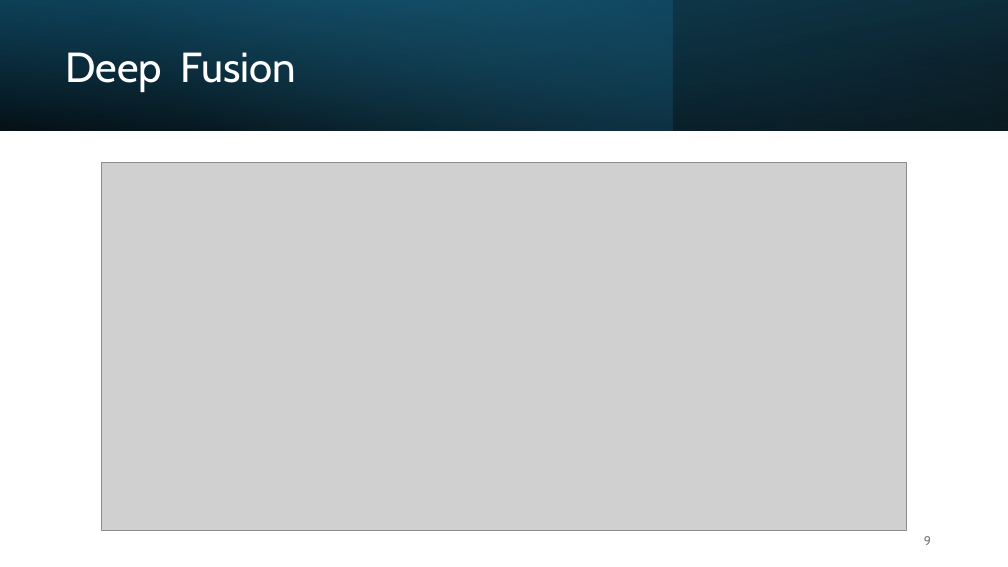
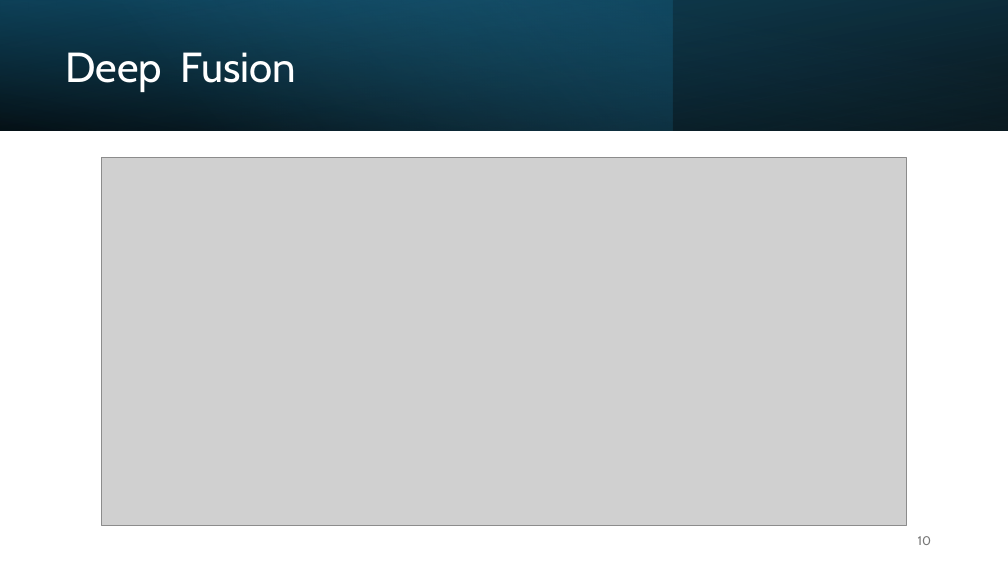
Before and after one commit to IzowRM/Stage-Cetic, a slide deck: slide 10 of Doc Slide/Presentation_du_27_01.pptx (slide 9 before the commit). Drawn at 1008x567 pixels with LibreOffice and Linux fonts; fonts in the diff are those of the drawing; grey boxes stand for pictures. Boxes give left, top, right and bottom in pixels: in the first picture for what was removed or moved away, otherwise in the second. Text is boxed around its words. In the diff, an @@ line names an element or a change of style, - is before the commit and + after.

```diff
--- a/Doc Slide/Presentation_du_27_01.pptx
+++ b/Doc Slide/Presentation_du_27_01.pptx
@@ picture: place and size @@
-picture at <box>102,163,907,531</box>
+picture at <box>102,158,907,526</box>
@@ page number at <box>918,536,931,545</box>: text changed @@
-9
+10
```
Also in this commit, not shown: 5 other slides changed, 2 slides added, 6 other files.
